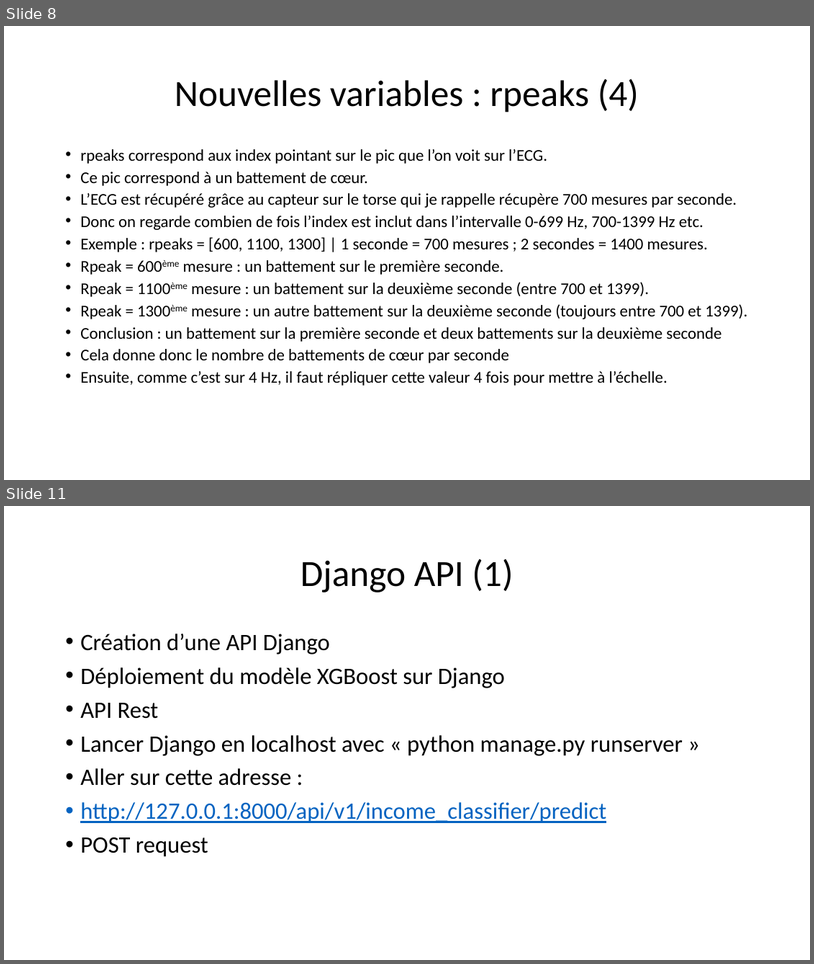
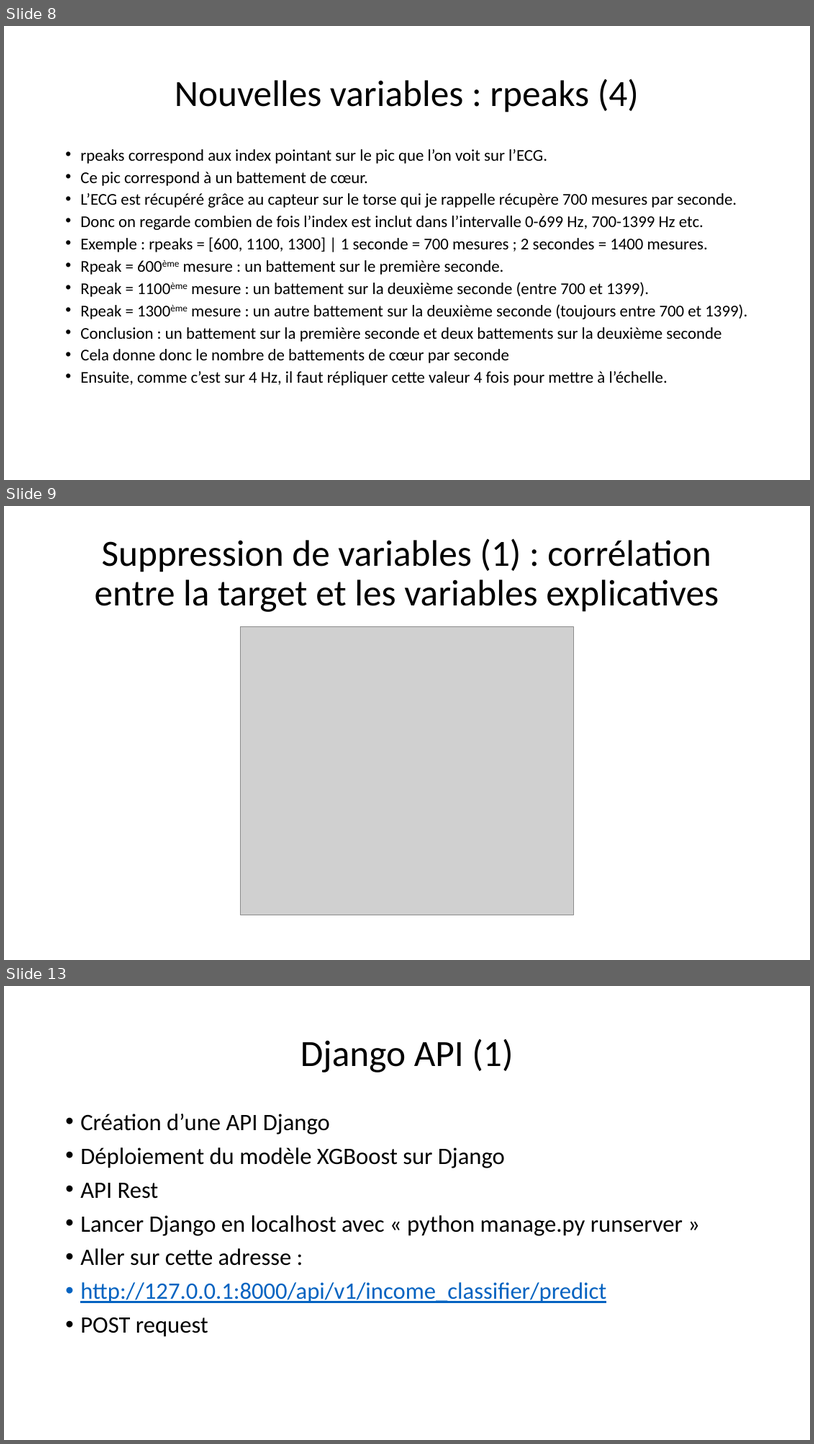
Before and after one commit to dracoeau/projet_python_ppgdalia, a slide deck: Presentation_Projet.pptx. Shown one above the other, each under a label of ours: slides 8 and 11 before the commit, slides 8, 9 and 13 after it; the slides between them are not shown. The pictures are 814x964 and 814x1444 pixels, drawn with LibreOffice and Linux fonts; fonts in the diff are those of the drawing; grey boxes stand for pictures. Boxes give left, top, right and bottom in pixels: in the first picture for what was removed or moved away, otherwise in the second. Text is boxed around its words. In the diff, an @@ line names an element or a change of style, - is before the commit and + after.

```diff
--- a/Presentation_Projet.pptx
+++ b/Presentation_Projet.pptx
@@ slide 9 added at bbox=[4, 506, 810, 960], background #FFFFFF @@
@@ title added at bbox=[95, 538, 719, 612], 44 pt, text #000000 @@
+Suppression de variables (1) : corrélation entre la target et les variables explicatives
@@ picture added at bbox=[241, 627, 574, 915] @@
@@ what was slide 11 is now slide 13 @@
```
Also in this commit, not shown: 3 slides changed, 1 other slide added, 7 other files.
